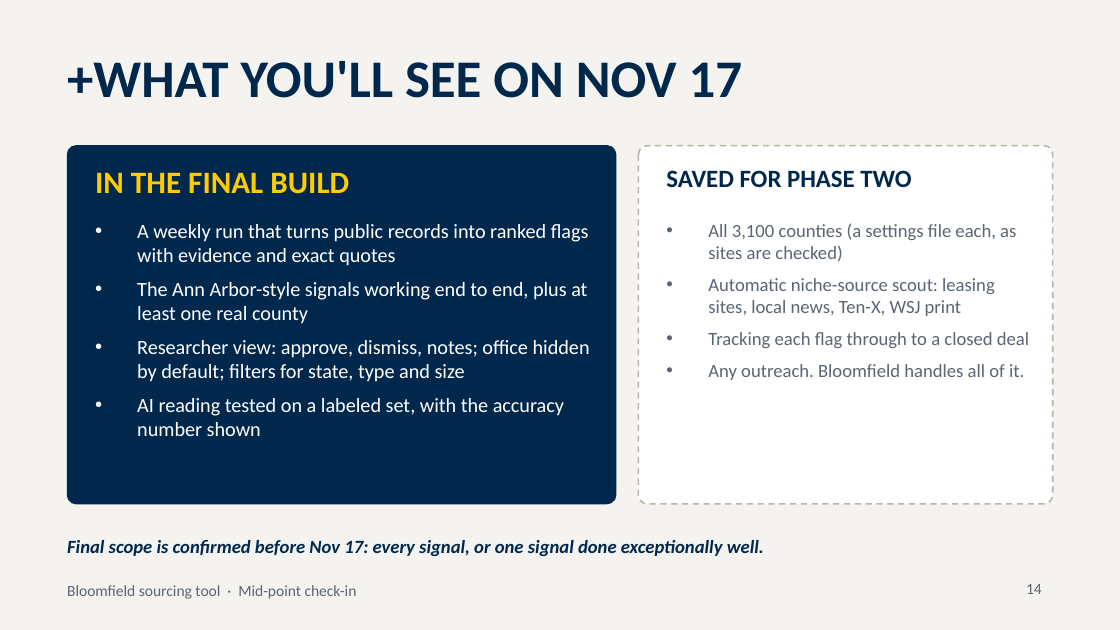
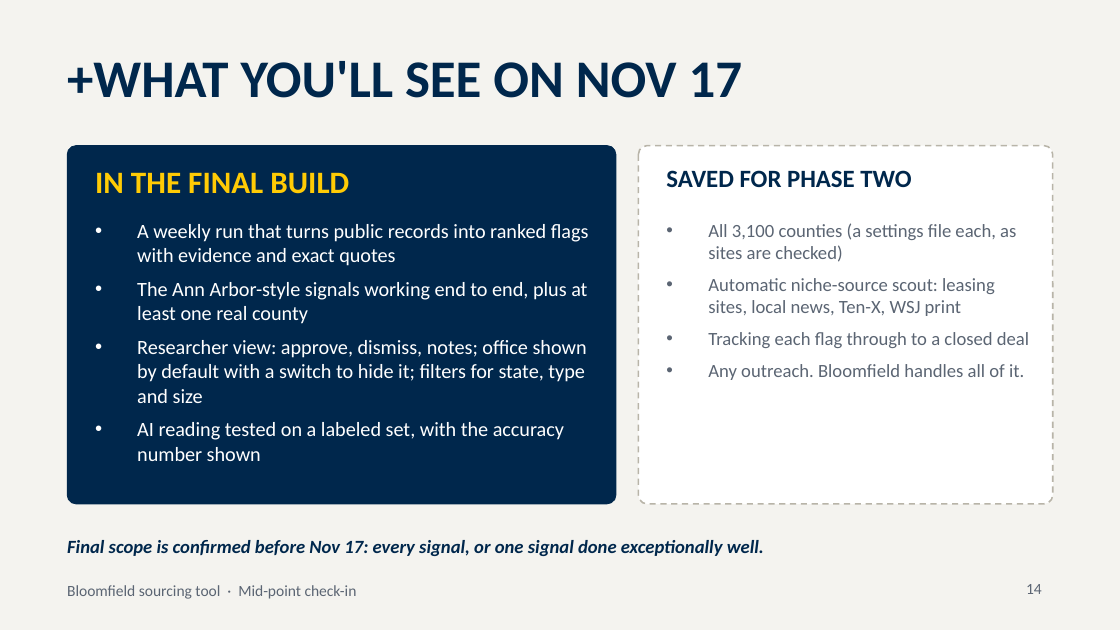
Before and after one commit to MaahikT/Bloomfield-Project-2, a slide deck: slide 14 of pipeline/demo/deck/Bloomfield_Midpoint_Deck.pptx. Drawn at 1120x630 pixels with LibreOffice and Linux fonts; fonts in the diff are those of the drawing. Boxes give left, top, right and bottom in pixels: in the first picture for what was removed or moved away, otherwise in the second. Text is boxed around its words. In the diff, an @@ line names an element or a change of style, - is before the commit and + after.

```diff
--- a/pipeline/demo/deck/Bloomfield_Midpoint_Deck.pptx
+++ b/pipeline/demo/deck/Bloomfield_Midpoint_Deck.pptx
@@ text at box(137, 340, 587, 403): text changed @@
-• Researcher view: approve, dismiss, notes; office hidden by default; filters for state, type and size
+• Researcher view: approve, dismiss, notes; office shown by default with a switch to hide it; filters for state, type and size
```
Also in this commit, not shown: 2 other slides changed, 12 other files.
